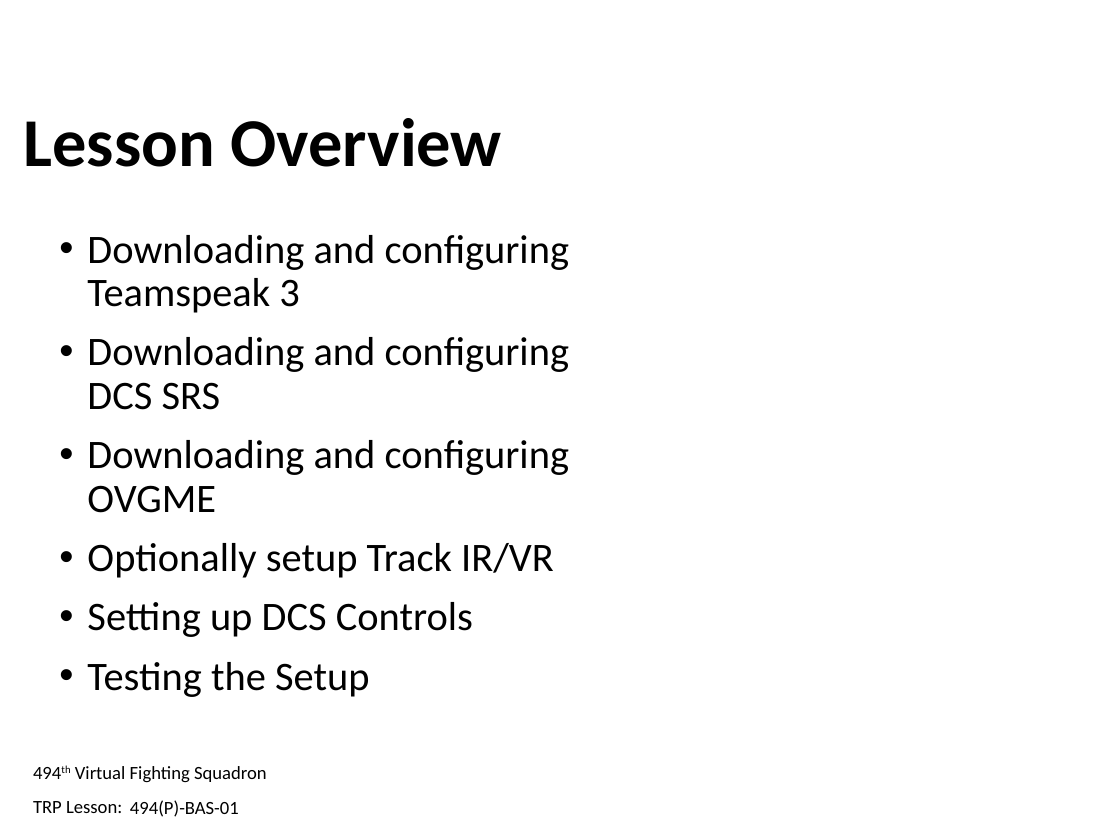
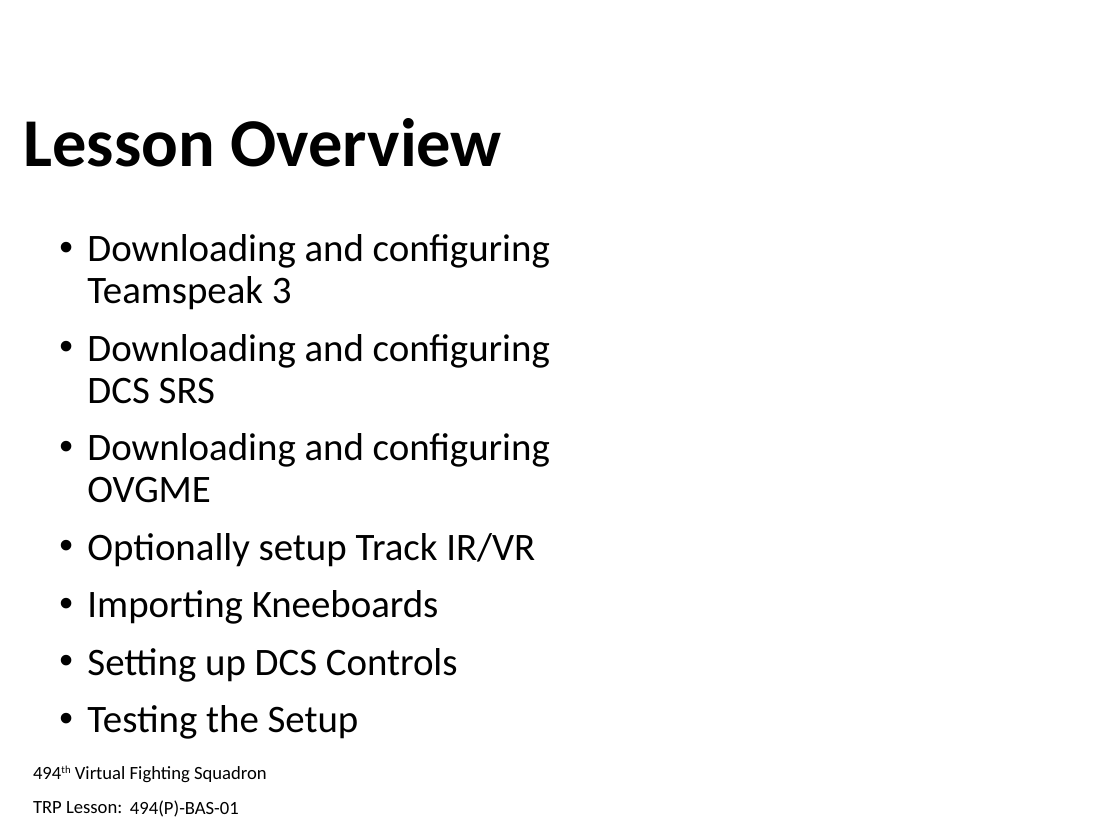
Before and after one commit to 132nd-vWing/132-TRP-494, a slide deck: slide 2 of TRP/BAS/BAS-01/494-BAS-01 - Trainee Presentation.pptx. Drawn at 1120x840 pixels with LibreOffice and Linux fonts; fonts in the diff are those of the drawing; background and template pictures are left out. Boxes give left, top, right and bottom in pixels: in the first picture for what was removed or moved away, otherwise in the second. Text is boxed around its words. In the diff, an @@ line names an element or a change of style, - is before the commit and + after.

Commit message:
Included Kneeboard Import in BAS-01

```diff
--- a/TRP/BAS/BAS-01/494-BAS-01 - Trainee Presentation.pptx
+++ b/TRP/BAS/BAS-01/494-BAS-01 - Trainee Presentation.pptx
@@ text at (87, 234, 550, 739): size 26 to 25 pt in "Downloading and configuring Teamspeak 3", "Downloading and configuring DCS SRS", "Downloading and configuring OVGME", "Optionally setup Track IR/VR" and 2 more places @@
@@ text at (87, 590, 439, 624): paragraph added @@
+• Importing Kneeboards
```
Also in this commit, not shown: 1 slide added, 1 slide removed.
